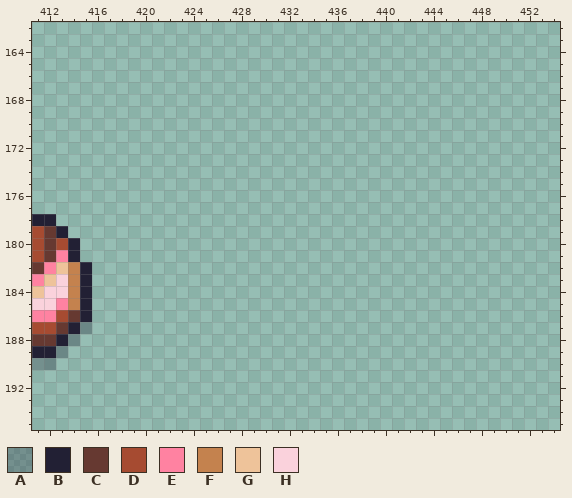
File history of a pixel-art file, objects/WIP/JM/thanksgiving_jm.ase. Above is the file before it was changed.
1024x1024 pixels, 1 frame. Colours within 5 levels of each other are drawn and written as one. Shown: x 411..454, y 162..195.
Visible layers, top first: "Layer 2", "Layer 1".
Palette (. is transparent): A #2220344b  B #222034  C #663931  D #a64b31  E #ff82a1  F #c4824e  G #eec39a  H #fad2dc
Pixels before, first column x 411:
178 BB...
179 DCB..
180 DCDB.
181 DCEB.
182 CEGFB
183 EGHFB
184 GHHFB
185 HHEFB
186 EEDCB
187 DDCBA
188 CCBA.
189 BBA..
190 AA...
Now the later version:
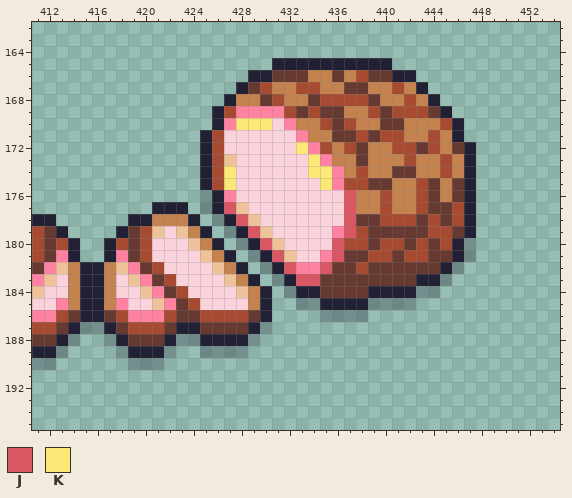
Colours new in this view: J #d95763  K #fbe877
What changed:
Changed rows in their new state; - is an unchanged pixel.
Layer "Layer 2":
first column x 416:
165 ---------------BBBBBBBBBB-------
166 -------------BBCCCFFCFDCCBB-----
167 ------------BCDFFDDFFCCFFDFB----
168 -----------BFFCDFFCDDDDCFFDFB---
169 ----------BDEEEEDCDCCFFDCDDDCB--
170 ----------BEKKKHEFFDCDFFCCFFFDB-
171 ---------BDHHHHHHEFFCCDCDDFFDFB-
172 ---------BDHHHHHHKEDFDCFFDDCDFCB
173 ---------BDGHHHHHHKEFFCFFFDFFDFB
174 ---------BDKHHHHHHKKEFDFFCCFFDFB
175 ---------BDKHHHHHHHKEDDCCFFDCFCB
176 ---------ABEHHHHHHHHHJFFDFFDCFCB
177 -----BBB-ABJGHHHHHHHHJFFDFFDCCDB
178 ---BBFFFB-ABJGHHHHHHHJCCDDDCDCDB
179 --BCDGHGFB-ABJGHHHHHEJDCCCCCDDCB
180 -BDCDHHHGFB-ABJGHHHHJDDCDDCDCDBA
181 -BECDHHHHGFB-ABJGHHEJCCDDCDDCCBA
182 BFGECDHHHHGFB-ABJEEJCCDCCCCCCBA-
183 BFHGECDHHHHGFB-ABJJCCCCCCCCBBA--
184 BFHHGECDHHHHGFB-ABBCCCCBBBBAA---
185 BFEHHGECDHHHHFB--AABBBBAAAA-----
186 BCDEEEDCCDDDDCB----AAAA---------
187 ABCDDDCBBCCCCBA-----------------
188 -ABCCCBAABBBBA------------------
189 --ABBBA--AAAA-------------------
190 ---AAA--------------------------
Pixel boxes of the changes (left, top, right, bottom) in both pictures:
added: (92, 58, 476, 370)
